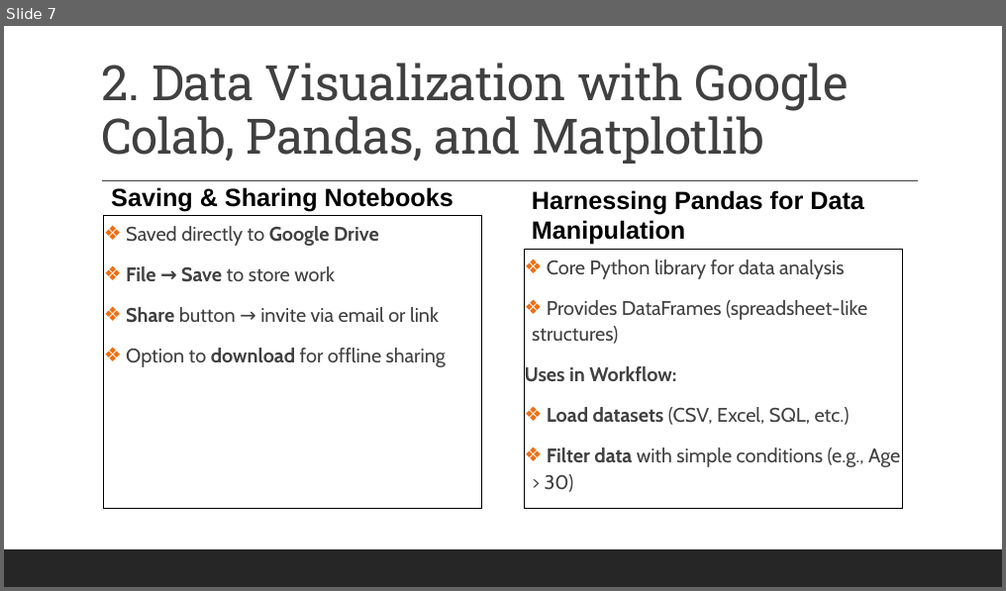
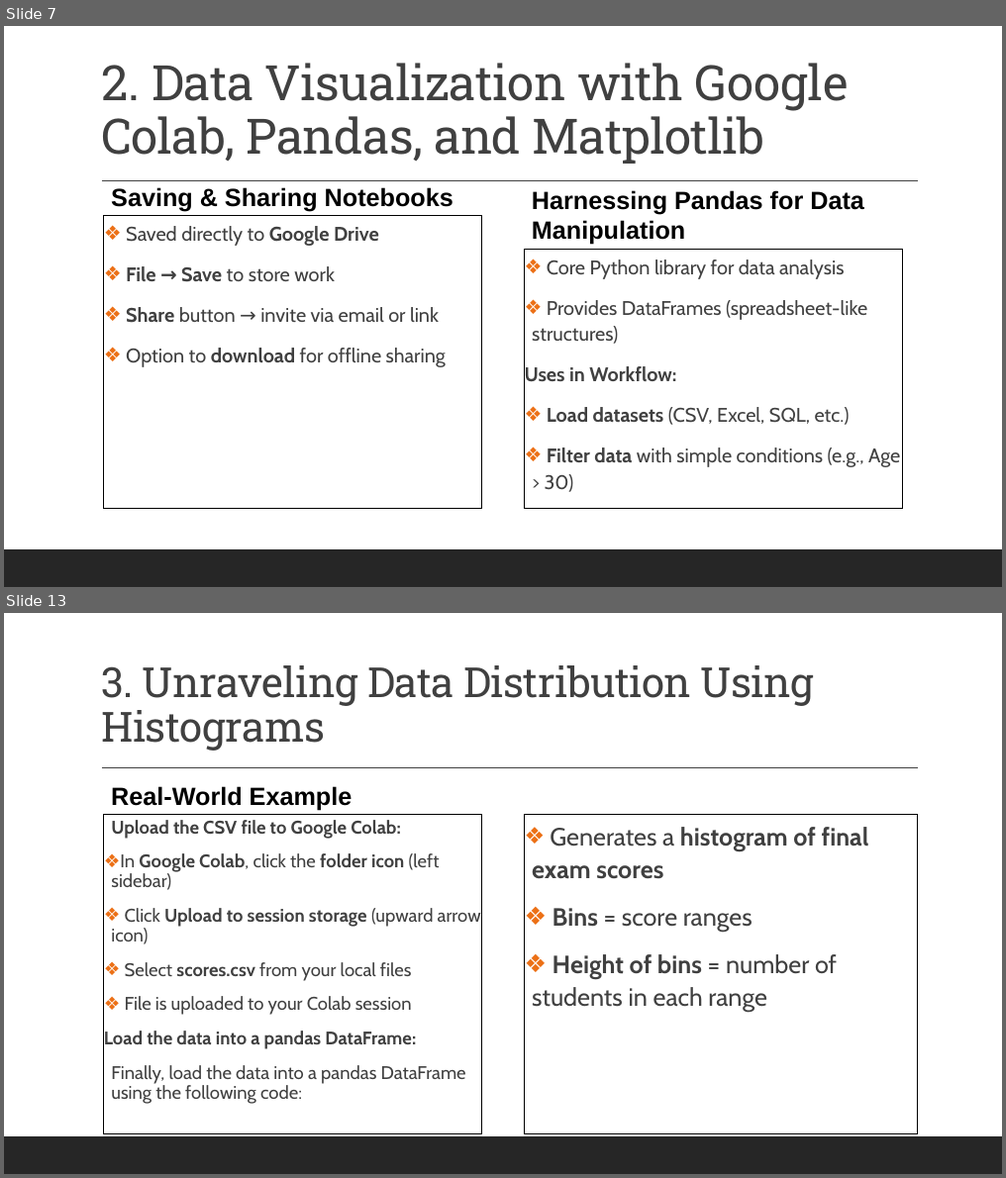
Before and after one commit to MikkoDT/MexEE402_AI, a slide deck: Lectures/II_Data_Visualization_with_Python.pptx. Shown one above the other, each under a label of ours: slide 7 before the commit, slides 7 and 13 after it; the slides between them are not shown. The pictures are 1006x591 and 1006x1178 pixels, drawn with LibreOffice and Linux fonts; fonts in the diff are those of the drawing. Boxes give left, top, right and bottom in pixels: in the first picture for what was removed or moved away, otherwise in the second. Text is boxed around its words. In the diff, an @@ line names an element or a change of style, - is before the commit and + after.

```diff
--- a/Lectures/II_Data_Visualization_with_Python.pptx
+++ b/Lectures/II_Data_Visualization_with_Python.pptx
@@ slide 13 added at <box>4,613,1002,1174</box>, background #FFFFFF; not listed: 2 template elements that a slide beside it also shows @@
@@ title added at <box>101,665,814,751</box>, 40 pt, text #404040 @@
+3. Unraveling Data Distribution Using Histograms
@@ text added at <box>111,786,352,810</box>, 24 pt, text #000000, bold @@
+Real-World Example
@@ text added at <box>104,814,481,1134</box>, outline #000000 0.75 pt, 17.6 pt, text #404040 @@
+  Upload the CSV file to Google Colab:
+❖ In Google Colab, click the folder icon (left sidebar)
+❖ Click Upload to session storage (upward arrow icon)
+❖ Select scores.csv from your local files
+❖ File is uploaded to your Colab session
+Load the data into a pandas DataFrame:
+  Finally, load the data into a pandas DataFrame using the following code:
@@ rectangle added at <box>525,814,918,1134</box>, outline #000000 0.75 pt, 24 pt, text #404040 @@
+❖ Generates a histogram of final exam scores
+❖ Bins = score ranges
+❖ Height of bins = number of students in each range
```
Also in this commit, not shown: 14 other slides added, 3 other files.
